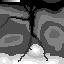
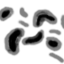
Layer changes from the first (64, 64) image to the second:
hid "values" over [0, 0, 48, 62]
added layer "coal" above "map" over [0, 6, 64, 64]
hid "map" over [0, 0, 64, 64]
hid "Background" over [0, 0, 64, 64]
